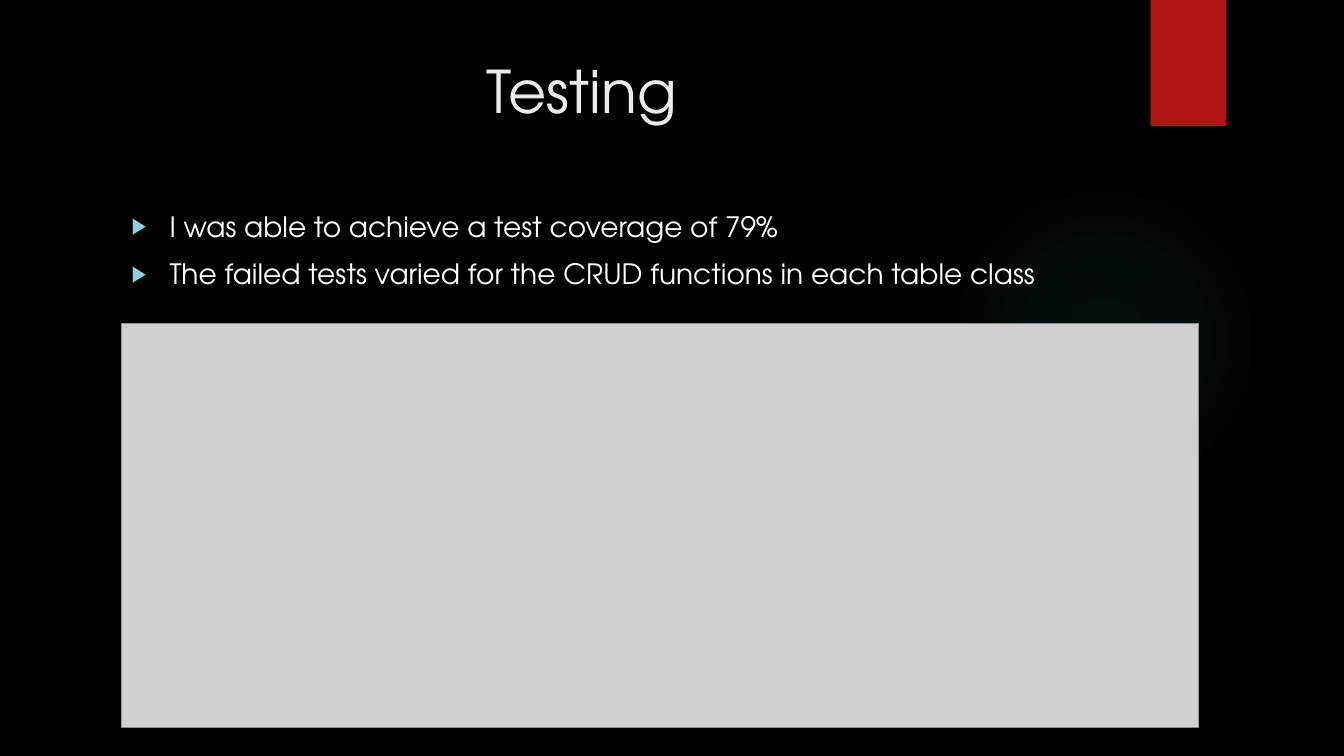
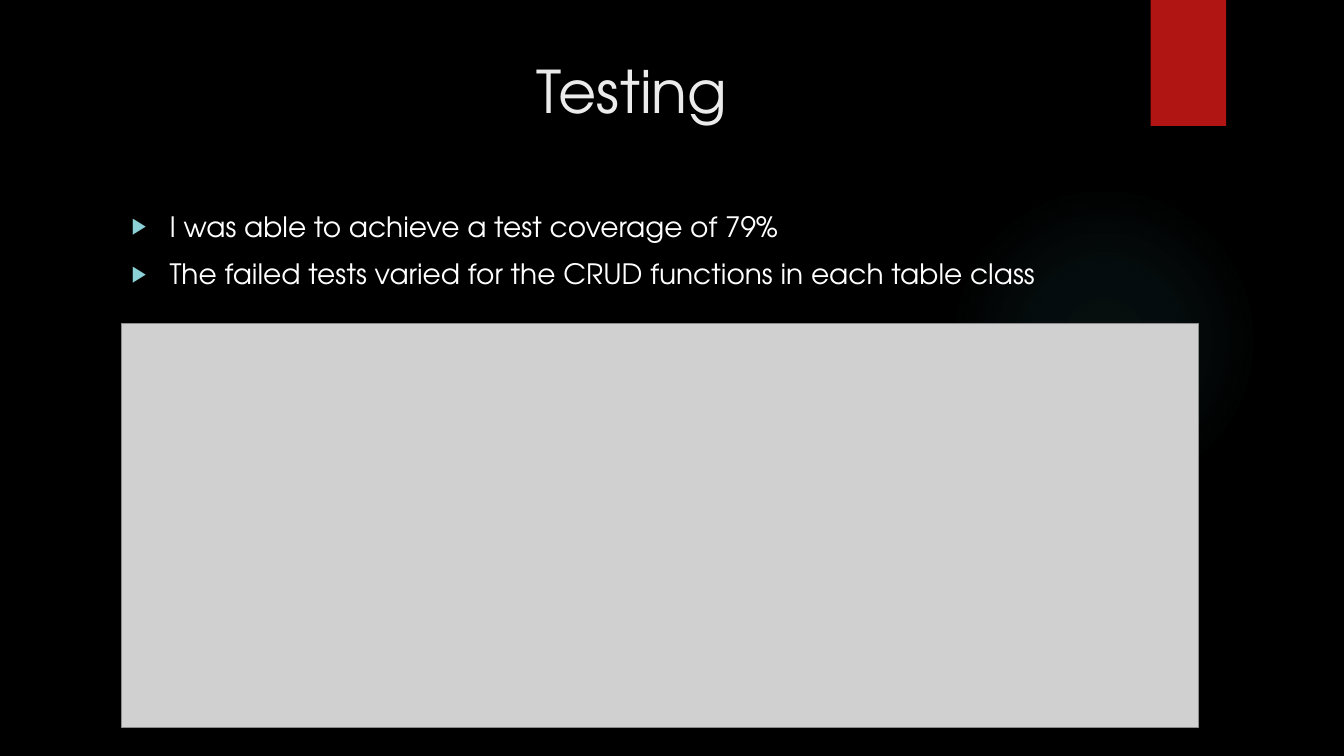
Before and after one commit to Toseef-Github/IMS-22EnableMay2, a slide deck: slide 10 of IMS Presentation.pptx. Drawn at 1344x756 pixels with LibreOffice and Linux fonts; fonts in the diff are those of the drawing; grey boxes stand for pictures; background and template pictures are left out. Boxes give left, top, right and bottom in pixels: in the first picture for what was removed or moved away, otherwise in the second. Text is boxed around its words. In the diff, an @@ line names an element or a change of style, - is before the commit and + after.

```diff
--- a/IMS Presentation.pptx
+++ b/IMS Presentation.pptx
@@ title "Testing": place and size @@
-title "Testing" at [486,69,677,126]
+title "Testing" at [536,69,727,126]
```
Also in this commit, not shown: 5 other slides changed.
